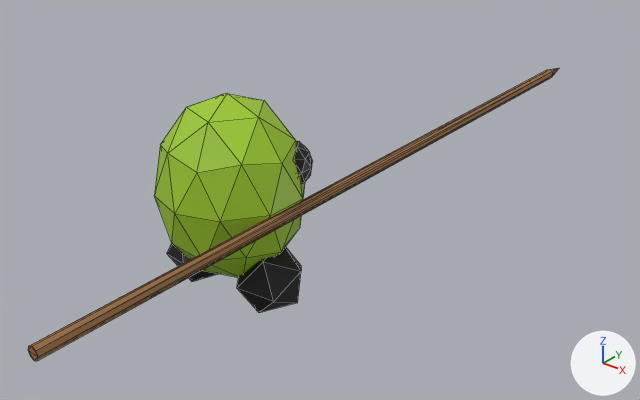
An edit to the glTF model public/models/edamame_spear_frames/stab/stab.f0008.glb, drawn before and after from the same camera.
The view is the same before and after, from a camera (50 mm lens) standing at (7.48, -7.5, 6.33) and looking at (-0.21, 2.12, 0.37). Arrows for +X, +Y and +Z are at lower right; the lights stay in place. Mesh edges are drawn as thin lines. Where no turn or scale is listed for an object, it has been applied to the vertices. Vertices at the same position are counted once.

Names of what the first picture shows: 'Body.001'.
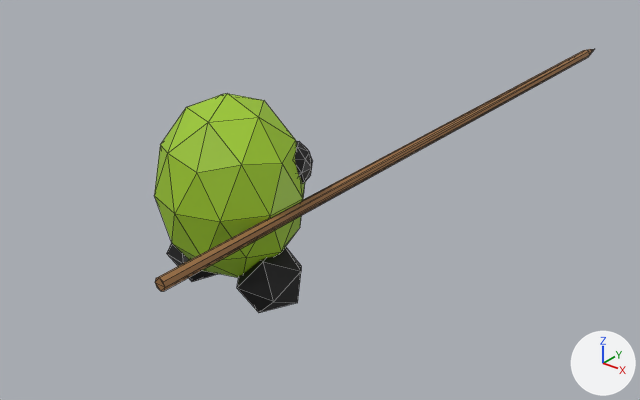
Location of each change, [x1, y1, x2, y2] in pixels of the pictures (640 x 400 px; the box of a moved part takes in the faces that stretch with it):
'Body.001', reshaped (17% narrower, 10% shorter): before [28, 68, 559, 361]; after [154, 49, 594, 313]
part 1 of me_bodysubnode_001, moved or reshaped: before [28, 68, 559, 361]; after [155, 49, 594, 291]

What the commit changed:
me_bodysubnode_001 has 174 vertices, 324 faces and spans x -1.08..1.08, y -3.74..7.82, z -0.15..2.7.
me_bodysubnode_001 is used by ob_body_001; location (0.0, 0.0, 0.0).
me_bodysubnode_001 part 1: the loose piece of 24 vertices spanning x 0.87..1.04, y -3.74..7.82, z 1.22..1.39 is moved by (0.0, 1.62, 0.0).
